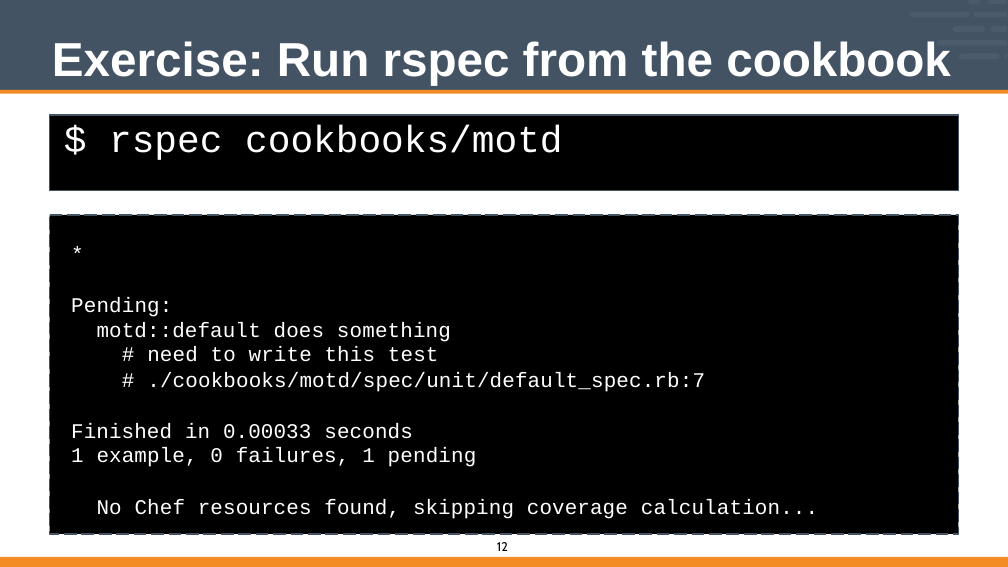
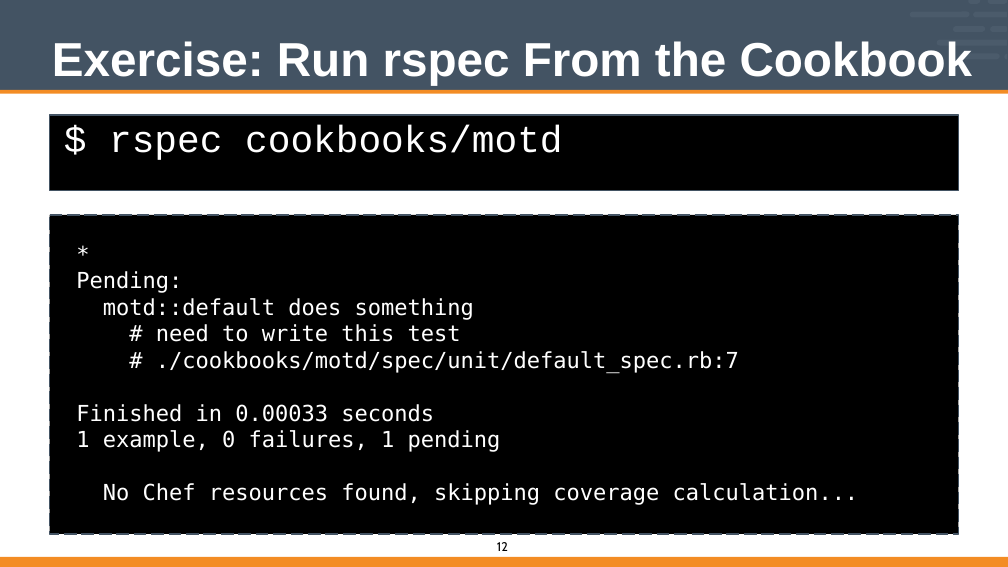
Before and after one commit to vinyar/chef-intermediate, a slide deck: slide 12 of Modules/12-Chef_Intermediate.pptx. Drawn at 1008x567 pixels with LibreOffice and Linux fonts; fonts in the diff are those of the drawing. Boxes give left, top, right and bottom in pixels: in the first picture for what was removed or moved away, otherwise in the second. Text is boxed around its words. In the diff, an @@ line names an element or a change of style, - is before the commit and + after.

```diff
--- a/Modules/12-Chef_Intermediate.pptx
+++ b/Modules/12-Chef_Intermediate.pptx
@@ title at (x1=52, y1=41, x2=973, y2=85): text changed @@
-Exercise: Run rspec from the cookbook
+Exercise: Run rspec From the Cookbook
@@ text at (x1=76, y1=271, x2=474, y2=320): size 26.5 to 28 pt, font Courier New to DejaVu Sans Mono, letter spacing 0.2 to 0 pt in "*", "Pending:", "motd::default does something"; letter spacing 0.1 to 0 pt in "motd::default does"; indent changed @@
@@ text at (x1=76, y1=324, x2=859, y2=505): paragraphs added @@
+# need to write this test
+# ./cookbooks/motd/spec/unit/default_spec.rb:7
+Finished in 0.00033 seconds
+1 example, 0 failures, 1 pending
+No Chef resources found, skipping coverage calculation...
@@ text removed at (x1=147, y1=347, x2=439, y2=362) @@
-# need to write this test
-#
@@ text removed at (x1=71, y1=372, x2=705, y2=439) @@
-./cookbooks/motd/spec/unit/default_spec.rb:7
-Finished in 0.00033 seconds
@@ text removed at (x1=71, y1=447, x2=818, y2=519) @@
-1 example, 0 failures, 1 pending
-No Chef resources found, skipping coverage calculation...
```
Also in this commit, not shown: 17 other slides changed.
